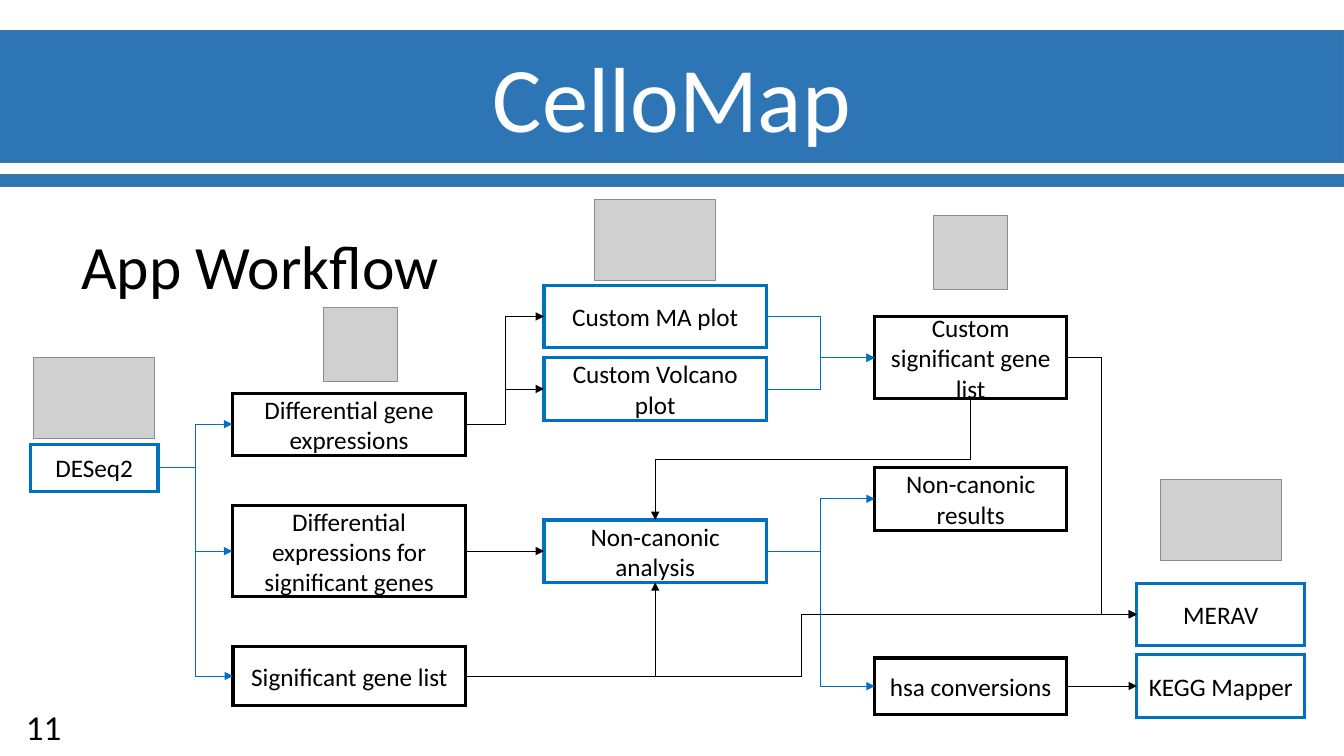
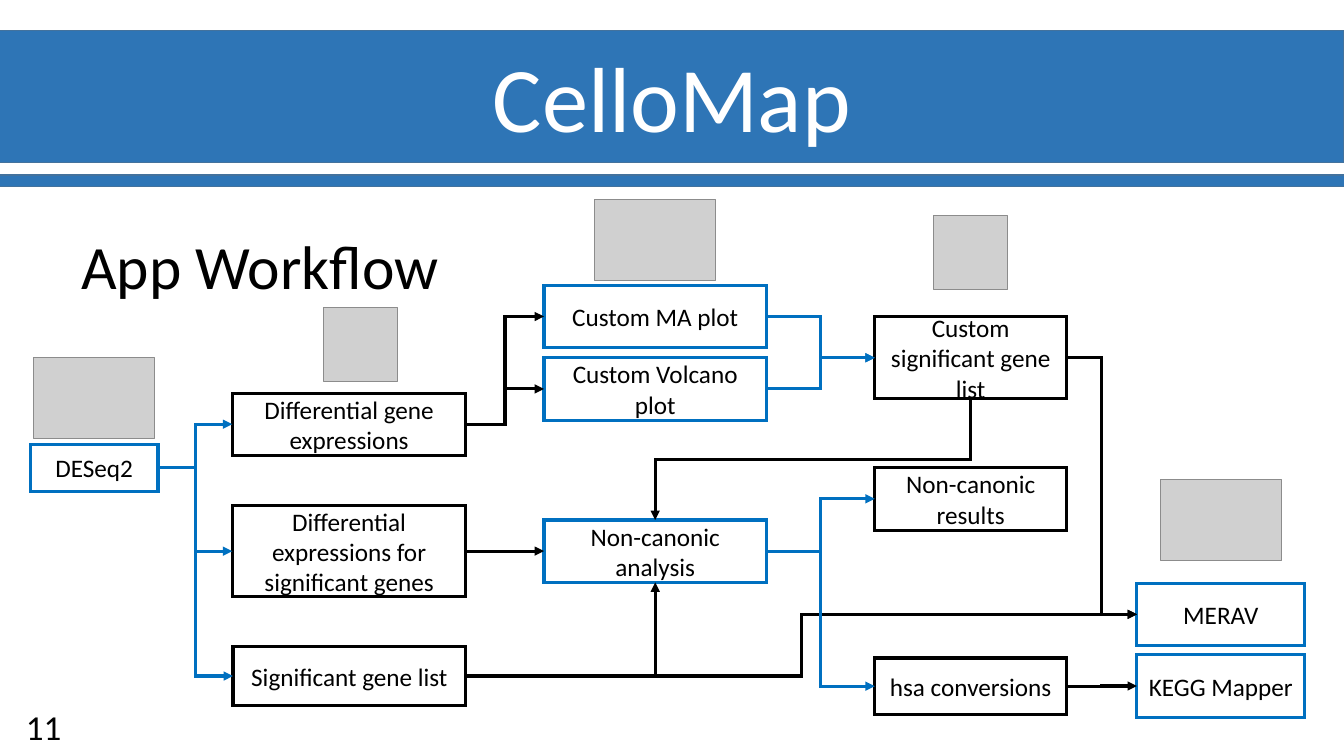
Before and after one commit to Ylefol/projet-INSERM_V5, a slide deck: slide 12 of Slides/Soutenance_Final.pptx. Drawn at 1344x756 pixels with LibreOffice and Linux fonts; fonts in the diff are those of the drawing; grey boxes stand for pictures; background and template pictures are left out. Boxes give left, top, right and bottom in pixels: in the first picture for what was removed or moved away, otherwise in the second. Text is boxed around its words. In the diff, an @@ line names an element or a change of style, - is before the commit and + after.

```diff
--- a/Slides/Soutenance_Final.pptx
+++ b/Slides/Soutenance_Final.pptx
@@ elbow arrow (466, 424) - (544, 317): stroke #000000 0.5 pt to #000000 2.25 pt @@
@@ elbow arrow (766, 389) - (875, 358): stroke #0070C0 0.5 pt to #0070C0 2.25 pt @@
@@ elbow arrow (466, 424) - (544, 389): stroke #000000 0.5 pt to #000000 2.25 pt @@
@@ elbow arrow (158, 468) - (233, 677): stroke #0070C0 0.5 pt to #0070C0 2.25 pt @@
@@ elbow arrow (766, 552) - (875, 687): stroke #0070C0 0.5 pt to #0070C0 2.25 pt @@
@@ elbow arrow (466, 677) - (655, 583): stroke #000000 0.5 pt to #000000 2.25 pt @@
@@ elbow arrow (466, 677) - (1137, 614): stroke #000000 0.5 pt to #000000 2.25 pt @@
@@ elbow arrow (1067, 687) - (1137, 687): stroke #000000 0.5 pt to #000000 2.25 pt @@
```
Also in this commit, not shown: 4 other slides changed, 4 slides added, 6 slides removed.
